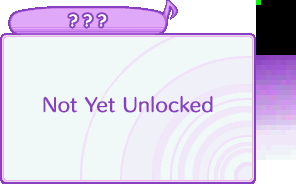
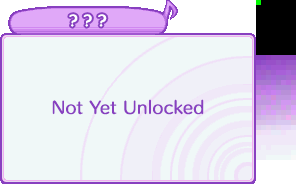
Revision of a layered 296 x 192 image; what changed, layer by layer:
painted on "Not Yet Unlocked" over 43, 95, 213, 115
